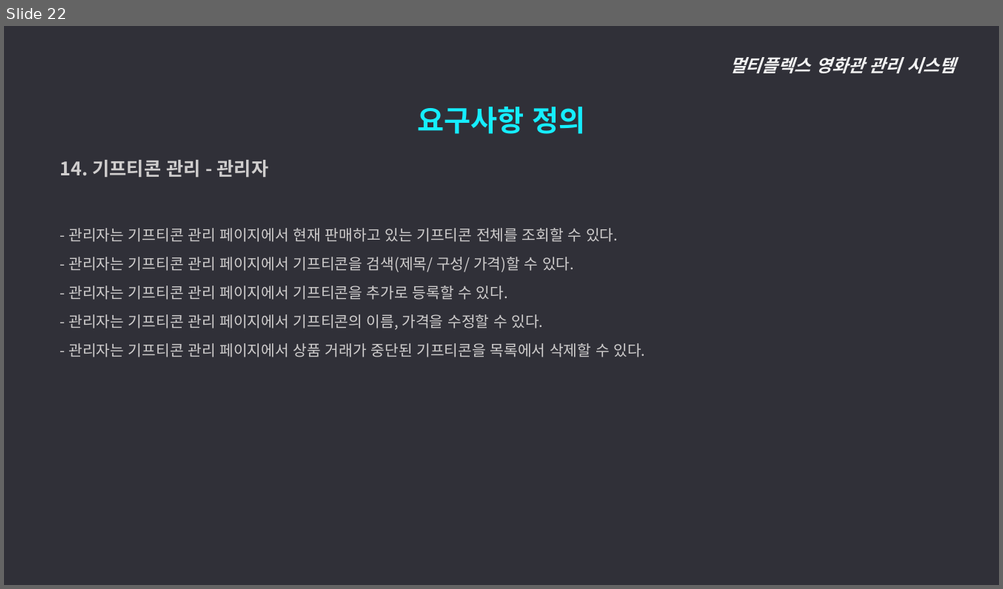
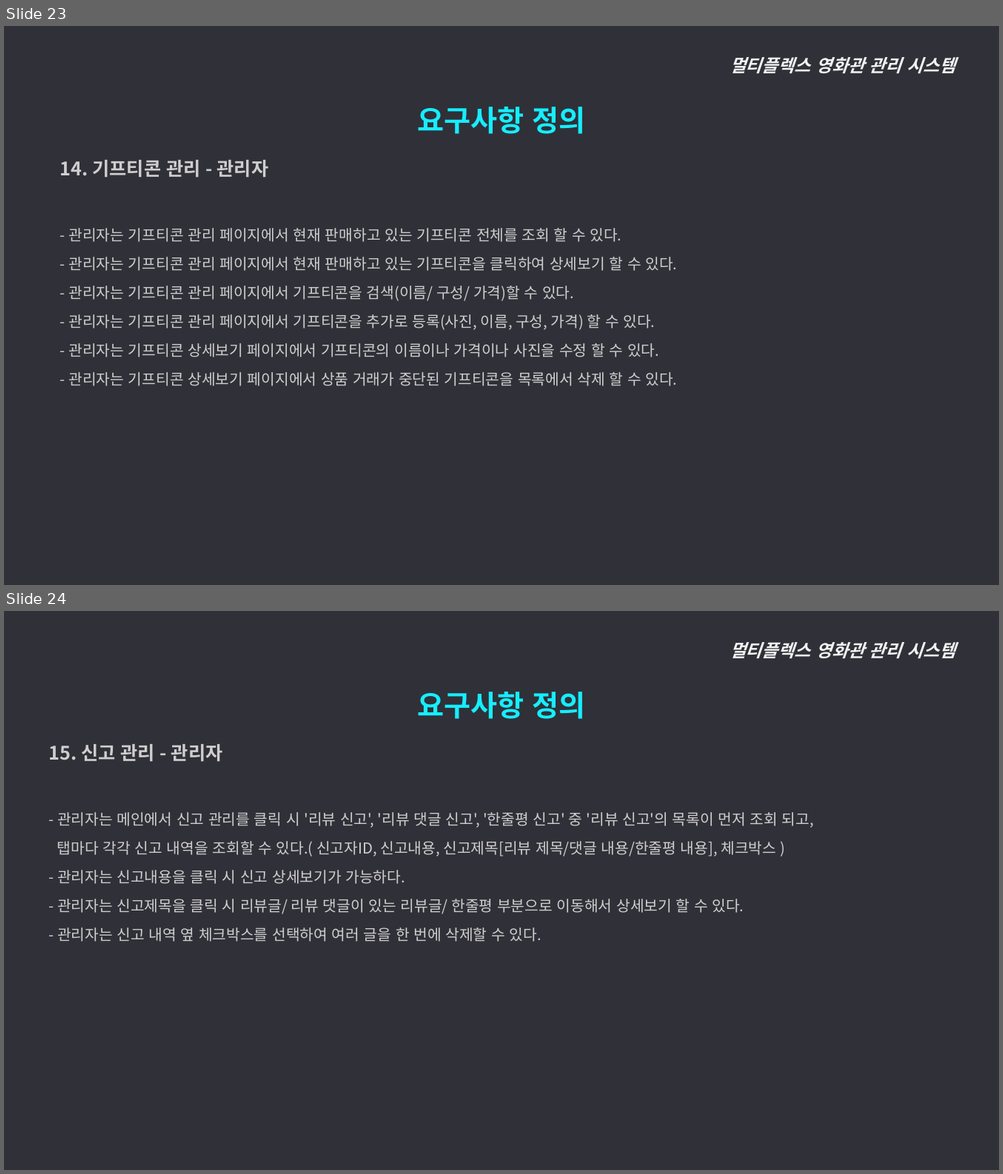
Before and after one commit to ywc-412/MultiplexTeamProject, a slide deck: 2조 시스템개요, 요구사항 정의.pptx. Shown one above the other, each under a label of ours: slide 22 before the commit, slides 23 and 24 after it. The pictures are 1003x589 and 1003x1174 pixels, drawn with LibreOffice and Linux fonts; fonts in the diff are those of the drawing. Boxes give left, top, right and bottom in pixels: in the first picture for what was removed or moved away, otherwise in the second. Text is boxed around its words. In the diff, an @@ line names an element or a change of style, - is before the commit and + after.

Commit message:
요구사항정의 피드백 받은 부분 반영해서 다시 올림

```diff
--- a/2조 시스템개요, 요구사항 정의.pptx
+++ b/2조 시스템개요, 요구사항 정의.pptx
@@ slide 24 added at (4, 611, 999, 1170), background #303038 @@
@@ text added at (729, 642, 955, 658), 17 pt, text #F2F2F2, bold, italic @@
+멀티플렉스 영화관 관리 시스템
@@ text added at (417, 692, 585, 719), 28 pt, text #15EEFF, bold @@
+요구사항 정의
@@ text added at (48, 744, 814, 942), 14.5 pt, text #D0CECE @@
+  15. 신고 관리 - 관리자
+  - 관리자는 메인에서 신고 관리를 클릭 시 '리뷰 신고', '리뷰 댓글 신고', '한줄평 신고' 중 '리뷰 신고'의 목록이 먼저 조회 되고,
+  탭마다 각각 신고 내역을 조회할 수 있다.( 신고자ID, 신고내용, 신고제목[리뷰 제목/댓글 내용/한줄평 내용], 체크박스 )
+  - 관리자는 신고내용을 클릭 시 신고 상세보기가 가능하다.
+  - 관리자는 신고제목을 클릭 시 리뷰글/ 리뷰 댓글이 있는 리뷰글/ 한줄평 부분으로 이동해서 상세보기 할 수 있다.
+  - 관리자는 신고 내역 옆 체크박스를 선택하여 여러 글을 한 번에 삭제할 수 있다.
@@ what was slide 22 is now slide 23 @@
@@ slide 23 changed as well @@
@@ text at (68, 228, 677, 386): text changed @@
-  - 관리자는 기프티콘 관리 페이지에서 현재 판매하고 있는 기프티콘 전체를 조회할 수 있다.
-  - 관리자는 기프티콘 관리 페이지에서 기프티콘을 검색(제목/ 구성/ 가격)할 수 있다.
-  - 관리자는 기프티콘 관리 페이지에서 기프티콘을 추가로 등록할 수 있다.
-  - 관리자는 기프티콘 관리 페이지에서 기프티콘의 이름, 가격을 수정할 수 있다.
-  - 관리자는 기프티콘 관리 페이지에서 상품 거래가 중단된 기프티콘을 목록에서 삭제할 수 있다.
+  - 관리자는 기프티콘 관리 페이지에서 현재 판매하고 있는 기프티콘 전체를 조회 할 수 있다.
+  - 관리자는 기프티콘 관리 페이지에서 현재 판매하고 있는 기프티콘을 클릭하여 상세보기 할 수 있다.
+  - 관리자는 기프티콘 관리 페이지에서 기프티콘을 검색(이름/ 구성/ 가격)할 수 있다.
+  - 관리자는 기프티콘 관리 페이지에서 기프티콘을 추가로 등록(사진, 이름, 구성, 가격) 할 수 있다.
+  - 관리자는 기프티콘 상세보기 페이지에서 기프티콘의 이름이나 가격이나 사진을 수정 할 수 있다.
+  - 관리자는 기프티콘 상세보기 페이지에서 상품 거래가 중단된 기프티콘을 목록에서 삭제 할 수 있다.
```
Also in this commit, not shown: 13 other slides changed, 1 other slide added.
